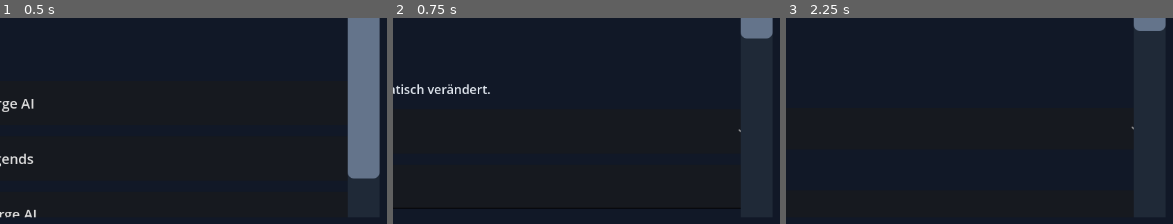
Above: before the commit, frames 1-3 (left to right).
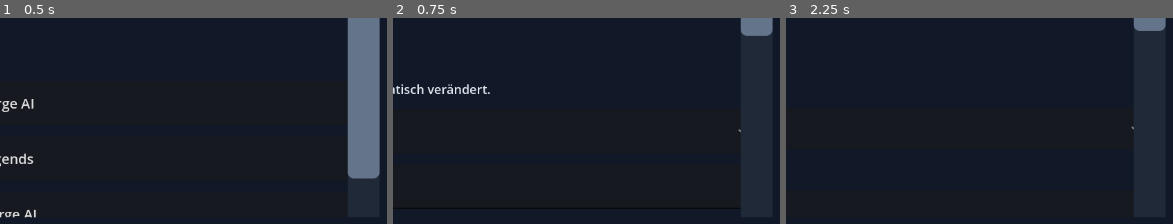
Above: after the commit, the same moments.

Repository: xynewageyx/GameForge-AI
Game: Godot game, scene res://app/dashboard.tscn
Two runs of this game, one before a commit and one after it. Both use one fixed random seed, a clock stepped at 60 frames per second and the inputs below.
Inputs:
- Up to frame 1 (0.5 s): no input
- Up to frame 2 (0.75 s): click "KI-Chat" at 0.5 s
- Up to frame 3 (2.25 s): click "Projekte" at 1.25 s; click "Code" at 2 s
The pictures show only the part of the screen within x 50-100%, y 50-100%; the shares and areas given below are measured in that part.

Frame 1 is identical in both runs. In frame 2, 0.1% of the frame differs, in the area x 89-99%, y 6-11%; in frame 3, nothing differs.
Error in both runs: Invalid assignment of property or key 'gutters_line_numbers_min_digits' with value of type 'int' on a base object of type 'CodeEdit'. (res://app/dashboard.gd:1…

Commit message:
Add visible KI-to-GDScript draft action near chat input and protect existing drafts

Diff:
--- a/app/dashboard.gd
+++ b/app/dashboard.gd
@@ -66,6 +66,8 @@
 var ai_active_provider: String = "omniroute"
 var ai_selected_model: String = "auto/coding"
 var ai_last_answer: String = ""
+var ai_code_transfer_button: Button
+var ai_code_transfer_label: Label
 var ai_request_project: String = ""
 var ai_pending_is_analysis: bool = false
 var analysis_change_input: TextEdit
@@ -988,6 +990,7 @@
             while ai_history.size() > 12:
                 ai_history.pop_front()
         ai_last_answer = answer
+        _update_ai_code_transfer_hint()
         ai_display_text += "\nKI:\n" + answer + "\n"
         if was_analysis:
             ai_display_text += "\n[Dateianalyse abgeschlossen. Quelldatei wird bei weiteren Nachrichten nicht automatisch erneut gesendet.]\n"
@@ -999,6 +1002,21 @@
         ai_chat_log.text = ai_display_text
         ai_send_button.disabled = false
 
+func _update_ai_code_transfer_hint() -> void:
+    var script_text := AI_CODE_TOOLS.extract_first_gdscript(ai_last_answer)
+    var available := not script_text.is_empty()
+    if ai_code_transfer_button != null and is_instance_valid(ai_code_transfer_button):
+        ai_code_transfer_button.disabled = not available
+    if ai_code_transfer_label == null or not is_instance_valid(ai_code_transfer_label):
+        return
+    if available:
+        var line_count := script_text.split("\n").size()
+        ai_code_transfer_label.text = "GDScript erkannt: " + str(line_count) + " Zeilen. Zunächst nur ein separater, ungespeicherter Entwurf; Original und GitHub bleiben unverändert."
+        if ai_draft_project == active_project and not ai_draft_code.is_empty():
+            ai_code_transfer_label.text += " Achtung: Erst den bestehenden Entwurf sichern, bevor du eine weitere KI-Antwort übernimmst."
+    else:
+        ai_code_transfer_label.text = "Noch kein vollständiger gdscript-Codeblock in der letzten KI-Antwort. Für die Übernahme die KI um einen vollständigen gdscript-Codeblock bitten."
+
 func _copy_ai_answer() -> void:
     if ai_last_answer.is_empty():
         status.text = "Noch keine KI-Antwort vorhanden."
@@ -1011,6 +1029,7 @@
     ai_history.clear()
     ai_display_text = ""
     ai_last_answer = ""
+    _update_ai_code_transfer_hint()
     if ai_chat_log != null and is_instance_valid(ai_chat_log):
         ai_chat_log.text = ""
     status.text = "KI-Chatverlauf dieser Sitzung gelöscht."
@@ -1022,6 +1041,9 @@
     var script_text: String = AI_CODE_TOOLS.extract_first_gdscript(ai_last_answer)
     if script_text.is_empty():
         status.text = "Kein GDScript-Codeblock gefunden. Bitte KI um Code in einem gdscript-Block."
+        return
+    if ai_draft_project == active_project and not ai_draft_code.is_empty():
+        status.text = "Ein KI-Entwurf ist noch vorhanden. Bitte zuerst im Code-Tab als neue Datei speichern oder sichern, bevor du ihn ersetzt."
         return
     ai_draft_code = script_text
     ai_draft_project = active_project
@@ -1509,6 +1531,17 @@
             ai_send_button.disabled = ai_service.call("is_busy")
             ai_send_button.pressed.connect(_send_ai_message)
             content.add_child(ai_send_button)
+            _add_label("KI-Code sicher übernehmen", 20)
+            ai_code_transfer_label = Label.new()
+            ai_code_transfer_label.autowrap_mode = TextServer.AUTOWRAP_WORD_SMART
+            ai_code_transfer_label.add_theme_font_size_override("font_size", 18)
+            content.add_child(ai_code_transfer_label)
+            ai_code_transfer_button = Button.new()
+            ai_code_transfer_button.text = "GDScript aus letzter KI-Antwort als Entwurf öffnen"
+            ai_code_transfer_button.custom_minimum_size.y = 72
+            ai_code_transfer_button.pressed.connect(_open_ai_answer_in_editor)
+            content.add_child(ai_code_transfer_button)
+            _update_ai_code_transfer_hint()
             if ai_active_provider == "omniroute":
                 _add_button("OmniRoute-Modell auf auto umstellen (kein Teststart)", _choose_omniroute_auto_model)
                 _add_button("OmniRoute-Provider-Verbindungen öffnen", _open_omniroute_providers)
